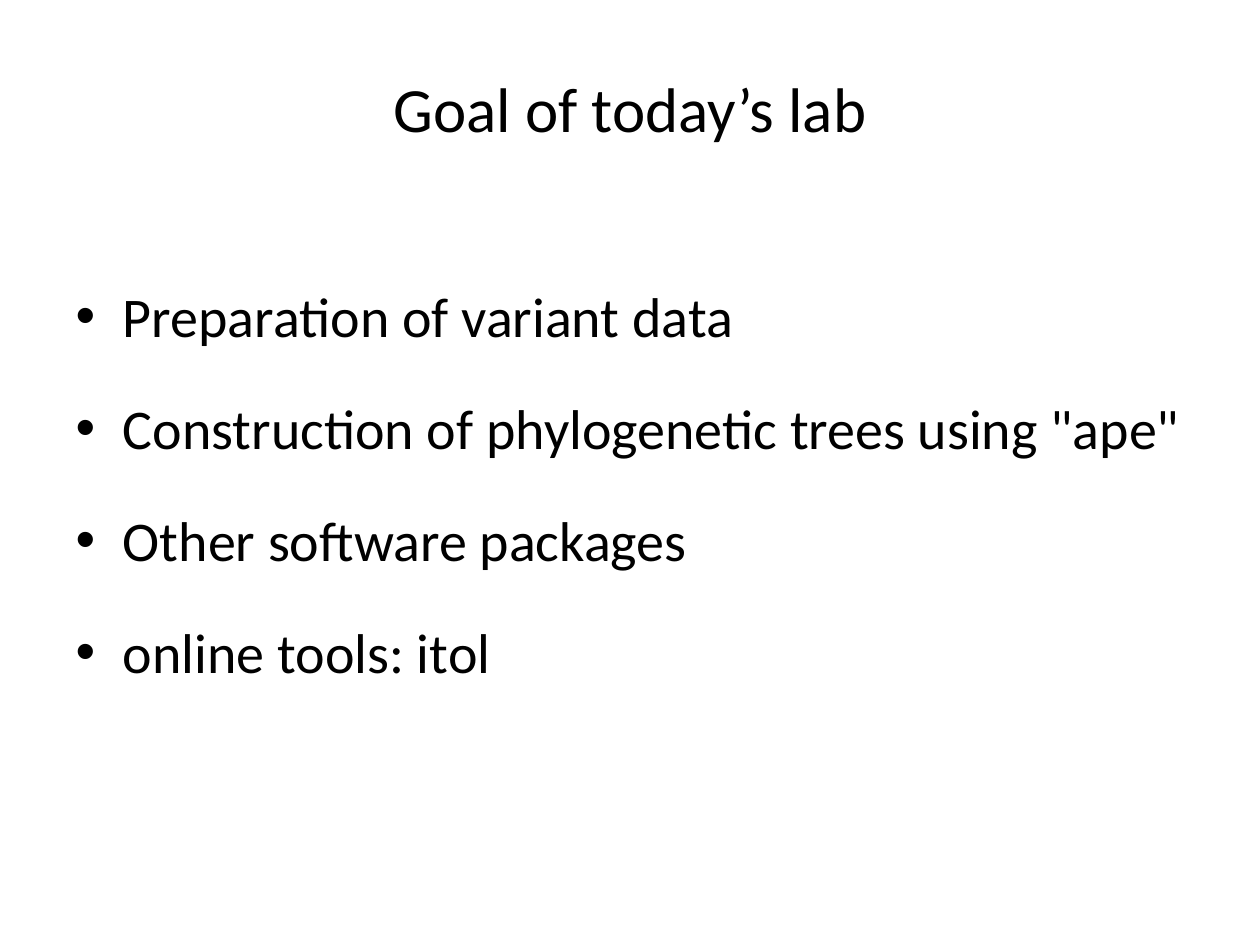
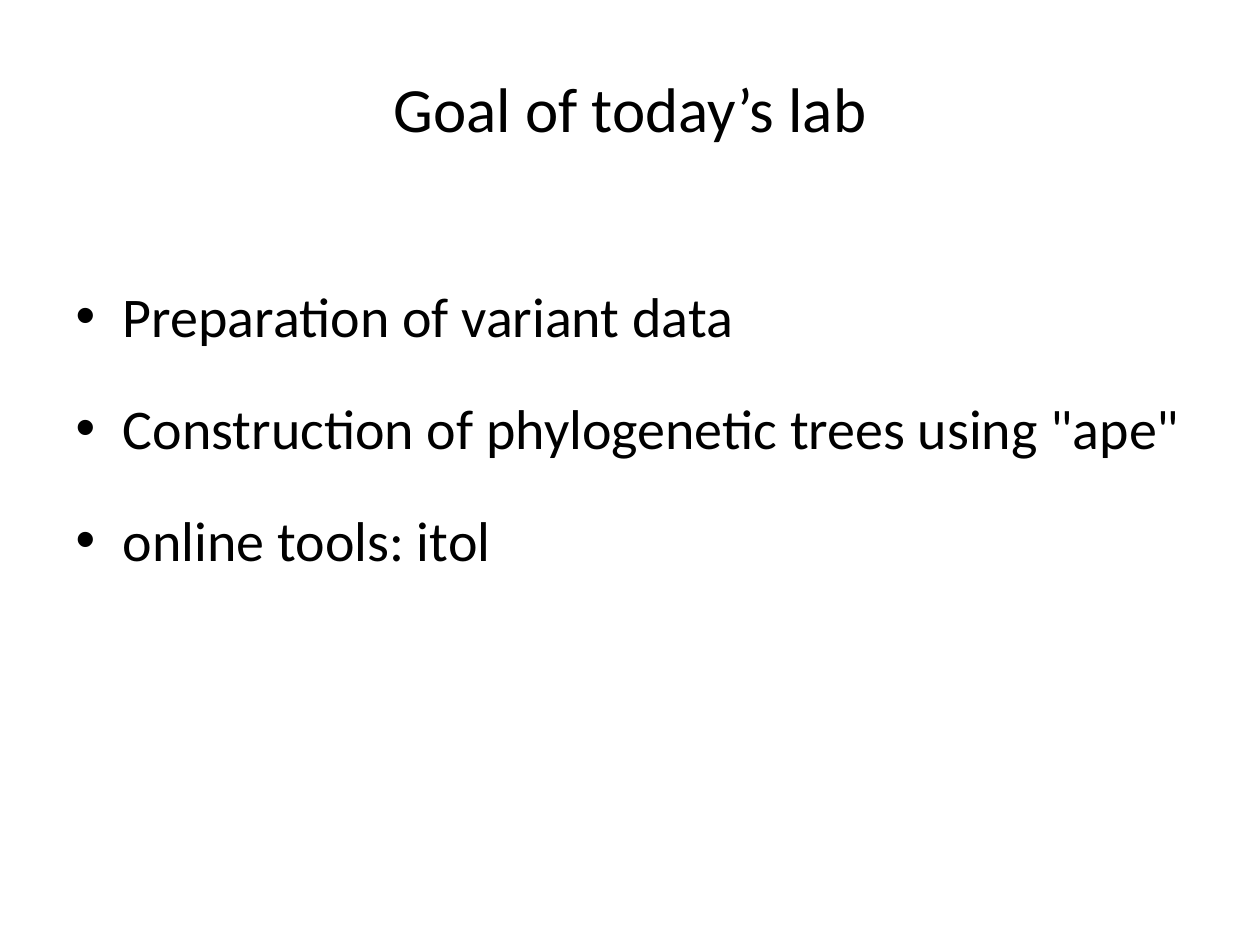
Before and after one commit to liu3zhenlab/teaching, a slide deck: slide 2 of PLPTH813Bioinformatis/2023/labs/lab08_phylogeny.pptx. Drawn at 1260x945 pixels with LibreOffice and Linux fonts; fonts in the diff are those of the drawing. Boxes give left, top, right and bottom in pixels: in the first picture for what was removed or moved away, otherwise in the second. Text is boxed around its words. In the diff, an @@ line names an element or a change of style, - is before the commit and + after.

Commit message:
update

```diff
--- a/PLPTH813Bioinformatis/2023/labs/lab08_phylogeny.pptx
+++ b/PLPTH813Bioinformatis/2023/labs/lab08_phylogeny.pptx
@@ text at bbox=[123, 522, 687, 571]: paragraph removed @@
-• Other software packages
```
